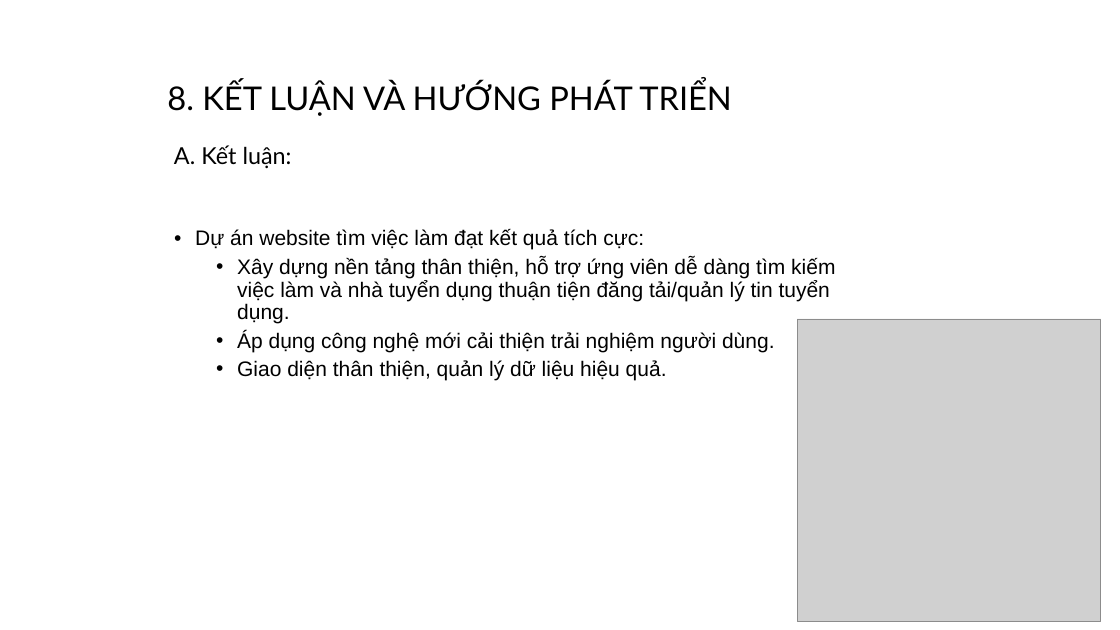
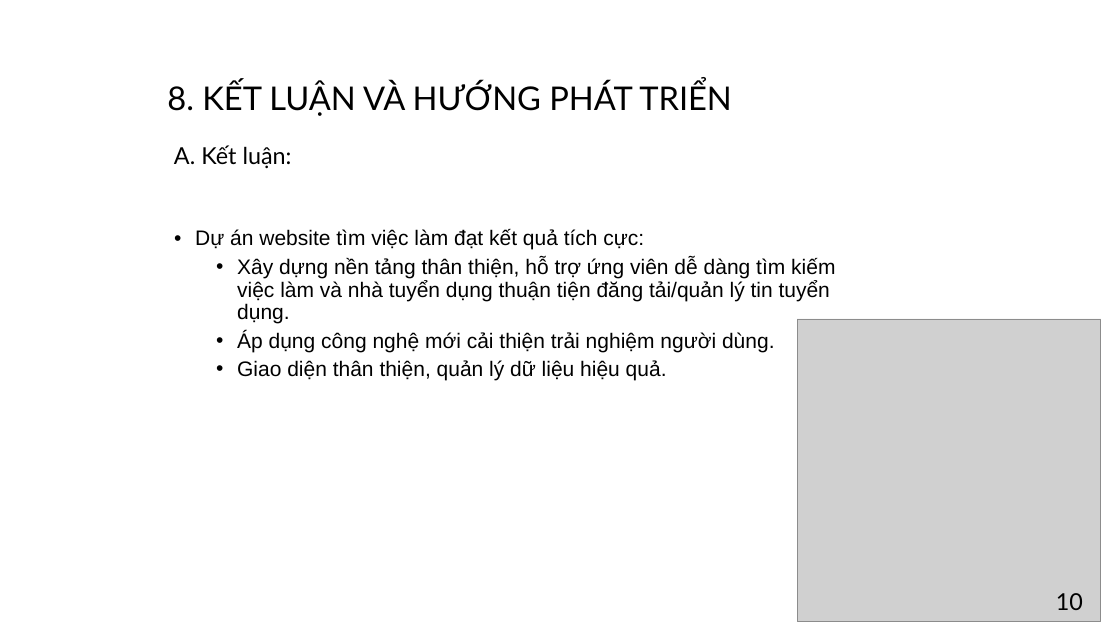
Before and after one commit to PhamDuyTan333/cn-da22ttd-phamduytan-timvieclam-php, a slide deck: slide 10 of thesis/abs/DOANCN_PhamDuyTan.pptx. Drawn at 1120x630 pixels with LibreOffice and Linux fonts; fonts in the diff are those of the drawing; grey boxes stand for pictures; background and template pictures are left out. Boxes give left, top, right and bottom in pixels: in the first picture for what was removed or moved away, otherwise in the second. Text is boxed around its words. In the diff, an @@ line names an element or a change of style, - is before the commit and + after.

```diff
--- a/thesis/abs/DOANCN_PhamDuyTan.pptx
+++ b/thesis/abs/DOANCN_PhamDuyTan.pptx
@@ page number added at [1056, 593, 1083, 610], 20 pt, text #000000 @@
+10
```
Also in this commit, not shown: 12 other slides changed, 1 other file.
